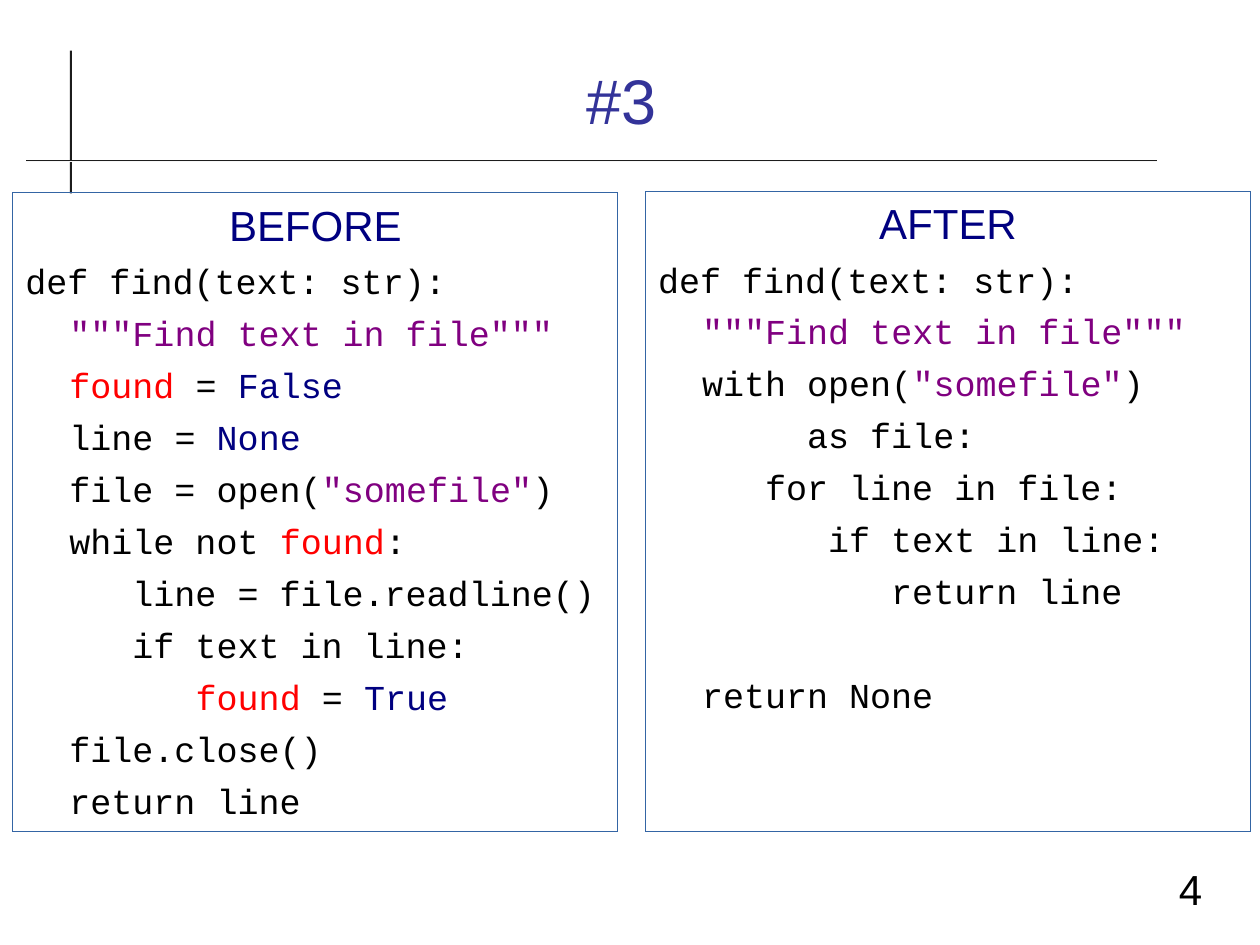
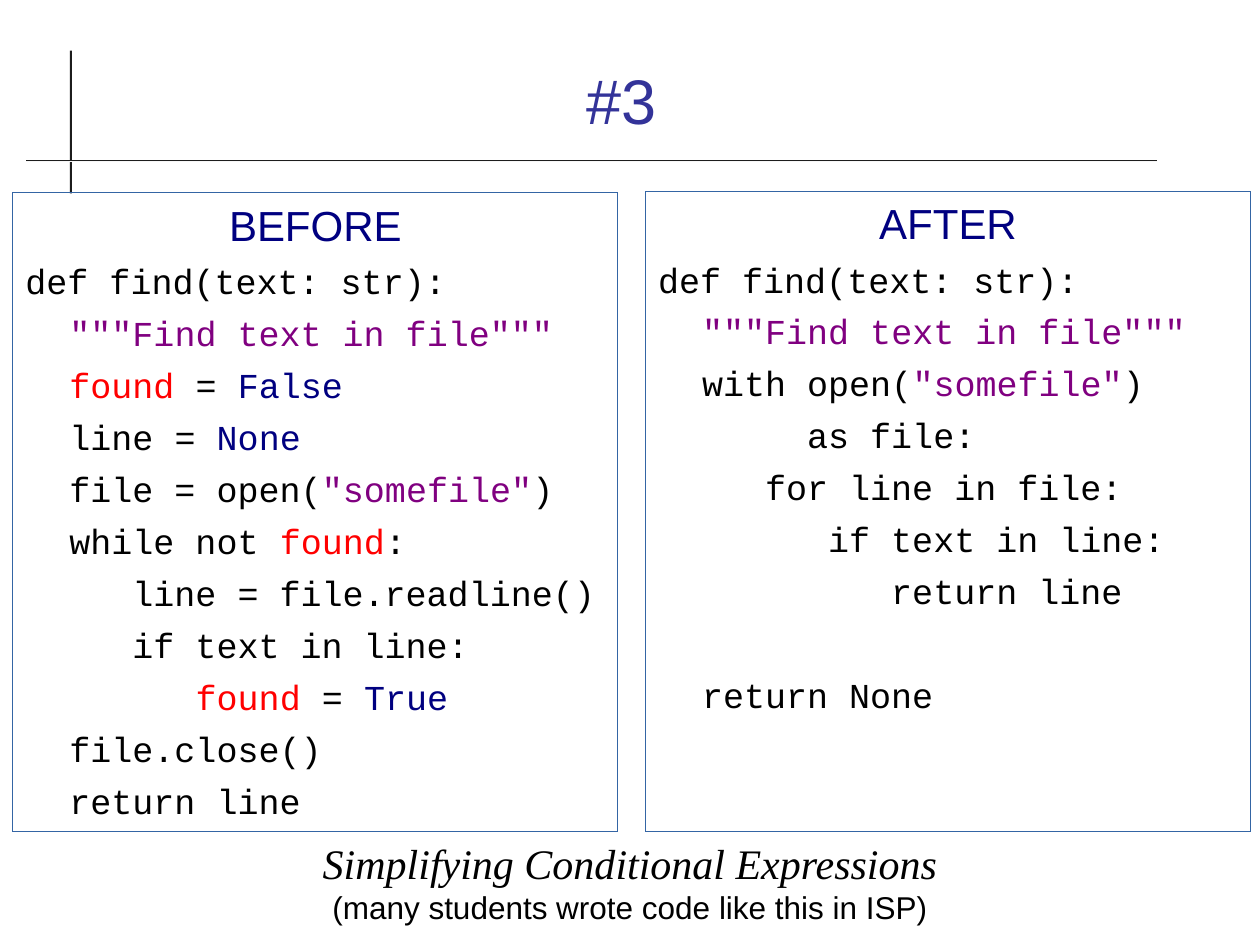
Before and after one commit to cpske/ISP, a slide deck: slide 4 of refactoring/Refactoring-Review.odp. Drawn at 1260x945 pixels with LibreOffice and Linux fonts; fonts in the diff are those of the drawing. Boxes give left, top, right and bottom in pixels: in the first picture for what was removed or moved away, otherwise in the second. Text is boxed around its words. In the diff, an @@ line names an element or a change of style, - is before the commit and + after.

```diff
--- a/refactoring/Refactoring-Review.odp
+++ b/refactoring/Refactoring-Review.odp
@@ text added at (323, 849, 937, 925), 18 pt, text #000000 @@
+Simplifying Conditional Expressions
+(many students wrote code like this in ISP)
@@ page number removed at (1179, 876, 1202, 905) @@
-4
```
Also in this commit, not shown: 13 other slides changed, 4 slides added, 3 slides removed, 1 other file.
